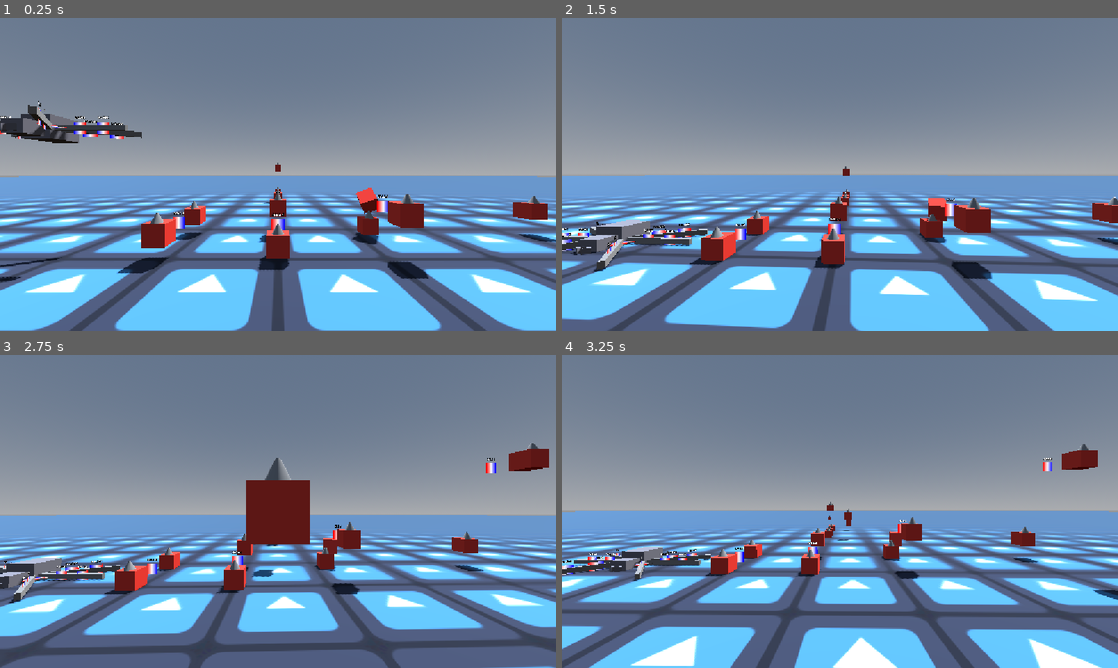
Above: before the commit, frames 1-4 (two rows, left to right).
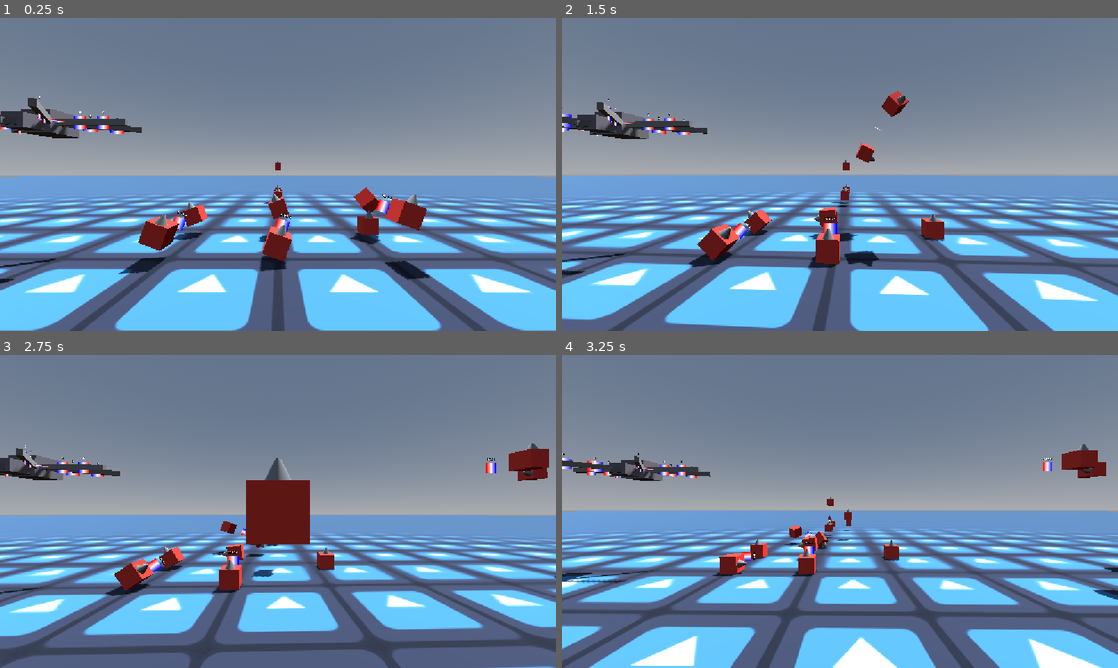
Above: after the commit, the same moments.

Repository: Deojee/new-betterer-hinges
Game: Godot game, scene res://scenes/world.tscn
Same seed, same stepped clock (60 frames per second), same inputs: the game is played once before the commit and once after it. The engine's default icon, where the game draws it, is replaced by a stand-in: a white triangle on a blue panel in a dark square.
Inputs (mouse positions are in pixels of both pictures, inside the frame that each line leads up to):
- Up to frame 1 (0.25 s): no input
- Up to frame 2 (1.5 s): move the mouse to (867, 174) at 0.52 s; hold Up (ui_up) from 0.53 s (still down); tap A (a) at 0.6 s; tap D (d) at 0.8, 1.35 s; move the mouse to (812, 174) at 1.27 s
- Up to frame 3 (2.75 s): keep holding Up (ui_up); tap E (e) at 1.55 s; move the mouse to (289, 505) at 2.02 s; hold E (e) from 2.03 s (still down); tap S (s) at 2.3 s
- Up to frame 4 (3.25 s): keep holding Up (ui_up); move the mouse to (834, 517) at 2.77 s; release E (e) at 2.78 s; tap S (s) at 2.85 s; tap T (t) at 3.05 s

The runs differ from the first frame. In frame 1, 3.8% of the frame differs, in the area x 0-100%, y 24-85%; in frame 2, 7.2%, in the area x 0-100%, y 23-84%; in frame 3, 4.9%; in frame 4, 4.6%.

Commit message:
def broken but slightly less so

Diff:
--- a/scenes/world.tscn
+++ b/scenes/world.tscn
@@ -71,6 +71,7 @@
 projectileScene = ExtResource("2_aqk2v")
 
 [node name="chain" type="Node3D" parent="." unique_id=1588322184]
+process_mode = 4
 
 [node name="box" parent="chain" unique_id=1039348423 instance=ExtResource("2_aqk2v")]
 transform = Transform3D(1, 0, 0, 0, 1, 0, 0, 0, 1, 0, 1.7744713, -15.430909)
@@ -155,6 +156,7 @@
 transform = Transform3D(1, 0, 0, 0, 1.0000001, 0, 0, 0, 1.0000001, 16.177208, 2.0496721, -3.8197353)
 
 [node name="walkerGuy" type="Node3D" parent="." unique_id=26806753]
+process_mode = 4
 transform = Transform3D(1, 0, 0, 0, 1, 0, 0, 0, 1, -12.1934595, 7.0516143, -1.0256414)
 
 [node name="body" type="RigidBody3D" parent="walkerGuy" unique_id=621303919]
--- a/scripts/newHinge.gd
+++ b/scripts/newHinge.gd
@@ -149,10 +149,10 @@
 	var PI2 = PI * 2
 
 	var difference = angle_difference(targetAngle,currentAngle)
-	motorSpeed = abs(difference) * difference * TPS
+	motorSpeed = abs(difference) * difference #* TPS
 
 	motorSpeed = clamp(motorSpeed,-maxMotorSpeed,maxMotorSpeed)
-
+	#print(motorSpeed)
 
 	pass
 
@@ -172,10 +172,10 @@
 
 	var rotSpeed = nodeAAngVel - nodeBAngVel
 
-	var dif = deg_to_rad(motorSpeed) - rotSpeed
-
-	nodeA.angular_velocity += axis * dif * getAPortion() * TPS
-	nodeB.angular_velocity -= axis * dif * getBPortion() * TPS
+	var dif = motorSpeed - rotSpeed
+
+	nodeA.angular_velocity += axis * dif * getAPortion()# * TPS
+	nodeB.angular_velocity -= axis * dif * getBPortion()# * TPS
 	pass
 
 func alignToAxis():
